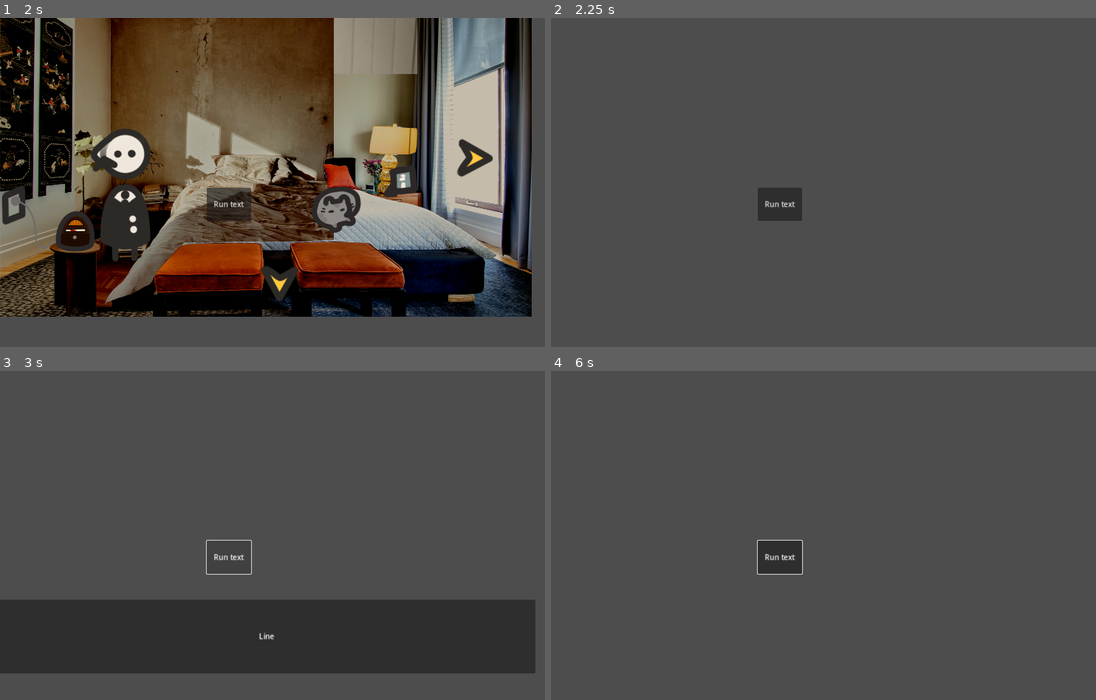
Above: before the commit, frames 1-4 (two rows, left to right).
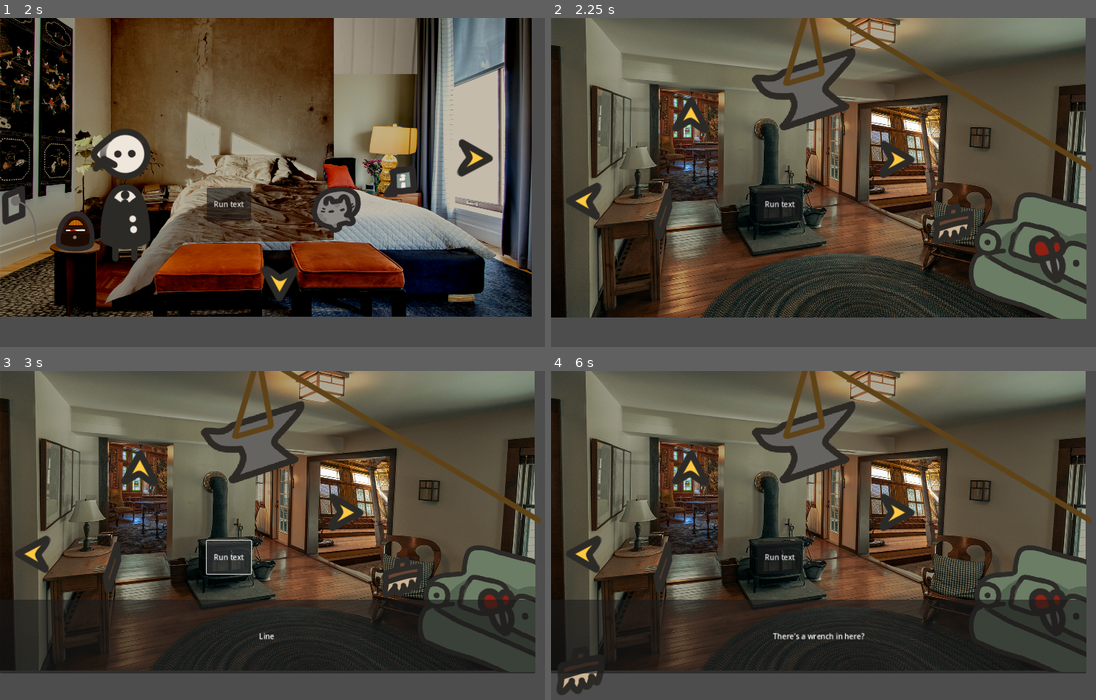
Above: after the commit, the same moments.

Repository: AstralSorcerer/Late-Start
Game: Godot game, scene res://Scenes/MainMenu.tscn
Two runs of this game, one before a commit and one after it. Both use one fixed random seed, a clock stepped at 60 frames per second and the inputs below.
Inputs (mouse positions are in pixels of both pictures, inside the frame that each line leads up to):
- Up to frame 1 (2 s): click (261, 100) at 0.5 s; click (141, 116) at 1.25 s
- Up to frame 2 (2.25 s): click (828, 281) at 2 s
- Up to frame 3 (3 s): click "Run text" at 2.75 s
- Up to frame 4 (6 s): click (1025, 607) at 3.52 s; click (1046, 614) at 4.27 s; click (665, 568) at 5.02 s; click (954, 578) at 5.77 s

Frame 1 is identical in both runs. In frame 2, 68% of the frame differs, in the area x 0-100%, y 0-92%; in frame 3, 54%; in frame 4, 69%, in the area x 0-100%, y 0-99%.
Error before the commit: Cannot call method 'instantiate' on a null value. (res://Scripts/UI/movement_button.gd:10)

Commit message:
Fix movement
Godot doesn't like scenes with cyclic references, so we have to
reference target scenes by path name.

Diff:
--- a/LateStart/Scenes/Balcony.tscn
+++ b/LateStart/Scenes/Balcony.tscn
@@ -1,8 +1,9 @@
-[gd_scene load_steps=4 format=3 uid="uid://u7bkmhgntahh"]
+[gd_scene load_steps=5 format=3 uid="uid://u7bkmhgntahh"]
 
 [ext_resource type="Texture2D" uid="uid://bo4vtw45rqj6v" path="res://Assets/Balcony/BalconyFence.png" id="1_qvc3h"]
 [ext_resource type="Texture2D" uid="uid://fmpavlsbdqt8" path="res://Assets/Balcony/BalconyForeground.png" id="2_pykkt"]
 [ext_resource type="Texture2D" uid="uid://cep2a3bfpsfaa" path="res://Assets/Balcony/BalconyBackground.png" id="3_gwyj4"]
+[ext_resource type="PackedScene" uid="uid://1jlbtpksiknb" path="res://Scenes/movement_button.tscn" id="4_v74ck"]
 
 [node name="Balcony" type="Node2D"]
 
@@ -21,3 +22,11 @@
 position = Vector2(558, 314)
 scale = Vector2(0.62, 0.62)
 texture = ExtResource("3_gwyj4")
+
+[node name="ToBedroomButton" parent="." instance=ExtResource("4_v74ck")]
+offset_left = 12.0
+offset_top = 88.0
+offset_right = 101.0
+offset_bottom = 186.0
+rotation = -6.28319
+target = "res://Scenes/Bedroom.tscn"
--- a/LateStart/Scenes/Bathroom.tscn
+++ b/LateStart/Scenes/Bathroom.tscn
@@ -1,10 +1,9 @@
-[gd_scene load_steps=16 format=3 uid="uid://cr6gk5qf6le82"]
+[gd_scene load_steps=15 format=3 uid="uid://cr6gk5qf6le82"]
 
 [ext_resource type="Texture2D" uid="uid://bbjirsk36q6nc" path="res://Assets/Bathroom/BathroomBackground.png" id="1_0s6v6"]
 [ext_resource type="Texture2D" uid="uid://cy3er3lh0c7ir" path="res://Assets/UI/MoveArrow.png" id="2_bmgwa"]
 [ext_resource type="Texture2D" uid="uid://cnibvik1y41r8" path="res://Assets/UI/MoveArrowHover.png" id="3_3u0cf"]
 [ext_resource type="Script" path="res://Scripts/UI/movement_button.gd" id="4_apdvv"]
-[ext_resource type="PackedScene" uid="uid://b1js12d12q4f5" path="res://Scenes/LivingRoom.tscn" id="5_00vup"]
 [ext_resource type="Texture2D" uid="uid://dbndvfytnln1" path="res://Assets/Bathroom/LighterUnlit.png" id="6_bgrdp"]
 [ext_resource type="Texture2D" uid="uid://27hxlo4y1uls" path="res://Assets/Bathroom/LighterLit.png" id="7_6tp20"]
 [ext_resource type="Script" path="res://Scripts/UI/item_button.gd" id="8_iwvrq"]
@@ -24,7 +23,7 @@
 scale = Vector2(0.6, 0.61)
 texture = ExtResource("1_0s6v6")
 
-[node name="MovementButton" type="TextureButton" parent="."]
+[node name="ToLivingRoom" type="TextureButton" parent="."]
 offset_left = 417.0
 offset_top = 303.0
 offset_right = 506.0
@@ -33,7 +32,7 @@
 texture_normal = ExtResource("2_bmgwa")
 texture_hover = ExtResource("3_3u0cf")
 script = ExtResource("4_apdvv")
-target = ExtResource("5_00vup")
+target = "res://Scenes/LivingRoom.tscn"
 
 [node name="Lighter" type="TextureButton" parent="."]
 offset_left = 600.0
--- a/LateStart/Scenes/Bedroom.tscn
+++ b/LateStart/Scenes/Bedroom.tscn
@@ -1,10 +1,9 @@
-[gd_scene load_steps=13 format=3 uid="uid://bcwsjbc68c5pr"]
+[gd_scene load_steps=12 format=3 uid="uid://bcwsjbc68c5pr"]
 
 [ext_resource type="Texture2D" uid="uid://dw64v5c5trj7w" path="res://Assets/BedroomAssets/BedroomBackground.png" id="1_wffaj"]
 [ext_resource type="Texture2D" uid="uid://cy3er3lh0c7ir" path="res://Assets/UI/MoveArrow.png" id="2_ye85m"]
 [ext_resource type="Texture2D" uid="uid://cnibvik1y41r8" path="res://Assets/UI/MoveArrowHover.png" id="3_e51kv"]
 [ext_resource type="Script" path="res://Scripts/UI/movement_button.gd" id="4_53ncl"]
-[ext_resource type="PackedScene" uid="uid://u7bkmhgntahh" path="res://Scenes/Balcony.tscn" id="5_22wvo"]
 [ext_resource type="Texture2D" uid="uid://cbouo6cnuupeu" path="res://Assets/BedroomAssets/RadioUnlit.png" id="5_su66a"]
 [ext_resource type="Texture2D" uid="uid://5nrsajj374s1" path="res://Assets/BedroomAssets/RadioLit.png" id="6_c77tu"]
 [ext_resource type="Texture2D" uid="uid://cp2huqhgagsuo" path="res://Assets/BedroomAssets/RadioUnplugged.png" id="7_x21s7"]
@@ -33,6 +32,7 @@
 texture_normal = ExtResource("2_ye85m")
 texture_hover = ExtResource("3_e51kv")
 script = ExtResource("4_53ncl")
+target = "res://Scenes/LivingRoom.tscn"
 
 [node name="ToBalcony" type="TextureButton" parent="."]
 layout_mode = 0
@@ -44,7 +44,7 @@
 texture_normal = ExtResource("2_ye85m")
 texture_hover = ExtResource("3_e51kv")
 script = ExtResource("4_53ncl")
-target = ExtResource("5_22wvo")
+target = "res://Scenes/Balcony.tscn"
 
 [node name="Radio" type="TextureButton" parent="."]
 layout_mode = 0
--- a/LateStart/Scenes/DiningRoom.tscn
+++ b/LateStart/Scenes/DiningRoom.tscn
@@ -11,7 +11,6 @@
 [ext_resource type="Texture2D" uid="uid://cy3er3lh0c7ir" path="res://Assets/UI/MoveArrow.png" id="9_v814t"]
 [ext_resource type="Texture2D" uid="uid://cnibvik1y41r8" path="res://Assets/UI/MoveArrowHover.png" id="10_bj74y"]
 [ext_resource type="Script" path="res://Scripts/UI/movement_button.gd" id="11_bxom5"]
-[ext_resource type="PackedScene" uid="uid://dax2a87cxrspf" path="res://Scenes/Kitchen.tscn" id="12_1udjs"]
 
 [node name="DiningRoom" type="Control"]
 layout_mode = 3
@@ -66,4 +65,4 @@
 texture_normal = ExtResource("9_v814t")
 texture_hover = ExtResource("10_bj74y")
 script = ExtResource("11_bxom5")
-target = ExtResource("12_1udjs")
+target = "res://Scenes/Kitchen.tscn"
--- a/LateStart/Scenes/Kitchen.tscn
+++ b/LateStart/Scenes/Kitchen.tscn
@@ -19,8 +19,6 @@
 [ext_resource type="Texture2D" uid="uid://cy3er3lh0c7ir" path="res://Assets/UI/MoveArrow.png" id="17_mmyfm"]
 [ext_resource type="Texture2D" uid="uid://cnibvik1y41r8" path="res://Assets/UI/MoveArrowHover.png" id="18_bma46"]
 [ext_resource type="Script" path="res://Scripts/UI/movement_button.gd" id="19_8oryo"]
-[ext_resource type="PackedScene" uid="uid://b1js12d12q4f5" path="res://Scenes/LivingRoom.tscn" id="20_4vm47"]
-[ext_resource type="PackedScene" uid="uid://dxupw2liu3sv" path="res://Scenes/DiningRoom.tscn" id="21_us8nq"]
 
 [node name="Kitchen" type="Node2D"]
 
@@ -104,7 +102,7 @@
 texture_normal = ExtResource("17_mmyfm")
 texture_hover = ExtResource("18_bma46")
 script = ExtResource("19_8oryo")
-target = ExtResource("20_4vm47")
+target = "res://Scenes/LivingRoom.tscn"
 
 [node name="ToDiningRoomButton" type="TextureButton" parent="."]
 offset_left = 1132.0
@@ -115,4 +113,4 @@
 texture_normal = ExtResource("17_mmyfm")
 texture_hover = ExtResource("18_bma46")
 script = ExtResource("19_8oryo")
-target = ExtResource("21_us8nq")
+target = "res://Scenes/DiningRoom.tscn"
--- a/LateStart/Scenes/LivingRoom.tscn
+++ b/LateStart/Scenes/LivingRoom.tscn
@@ -17,9 +17,6 @@
 [ext_resource type="Texture2D" uid="uid://cflgyg7ltxt2s" path="res://Assets/LivingRoom/RopeLit.png" id="13_0o2g7"]
 [ext_resource type="Script" path="res://Scripts/Buttons.gd" id="14_li2f6"]
 [ext_resource type="PackedScene" uid="uid://1jlbtpksiknb" path="res://Scenes/movement_button.tscn" id="16_nnakw"]
-[ext_resource type="PackedScene" uid="uid://bcwsjbc68c5pr" path="res://Scenes/Bedroom.tscn" id="18_4703h"]
-[ext_resource type="PackedScene" uid="uid://cr6gk5qf6le82" path="res://Scenes/Bathroom.tscn" id="19_vlv3w"]
-[ext_resource type="PackedScene" uid="uid://dax2a87cxrspf" path="res://Scenes/Kitchen.tscn" id="20_qbc7j"]
 
 [node name="LivingRoom" type="Control"]
 layout_mode = 3
@@ -110,7 +107,7 @@
 offset_right = 441.0
 offset_bottom = 266.0
 rotation = 1.57079
-target = ExtResource("18_4703h")
+target = "res://Scenes/Bedroom.tscn"
 
 [node name="ToBathroomButton" parent="." instance=ExtResource("16_nnakw")]
 layout_mode = 1
@@ -119,7 +116,7 @@
 offset_right = 117.0
 offset_bottom = 446.0
 rotation = 0.00542462
-target = ExtResource("19_vlv3w")
+target = "res://Scenes/Bathroom.tscn"
 
 [node name="ToKitchenButton" parent="." instance=ExtResource("16_nnakw")]
 layout_mode = 1
@@ -128,7 +125,7 @@
 offset_right = 881.0
 offset_bottom = 454.0
 rotation = 3.14177
-target = ExtResource("20_qbc7j")
+target = "res://Scenes/Kitchen.tscn"
 
 [connection signal="pressed" from="Rope" to="Anvil" method="_on_rope_cut"]
 [connection signal="pressed" from="Drawer" to="Drawer" method="TopDrawer"]
--- a/LateStart/Scripts/UI/movement_button.gd
+++ b/LateStart/Scripts/UI/movement_button.gd
@@ -1,10 +1,10 @@
 class_name MovementButton extends TextureButton
 
-@export var target: PackedScene
+@export var target: String
 
 
 func _pressed():
 	var room := get_tree().current_scene.get_node("Room")
 	if room:
 		room.remove_child(room.get_child(0))
-		room.add_child(target.instantiate())
+		room.add_child(load(target).instantiate())
Not shown: 1 places in LateStart/Scenes/DiningRoom.tscn that only renumber resources
Not shown: 1 places in LateStart/Scenes/Kitchen.tscn that only renumber resources
Not shown: 1 places in LateStart/Scenes/LivingRoom.tscn that only renumber resources
